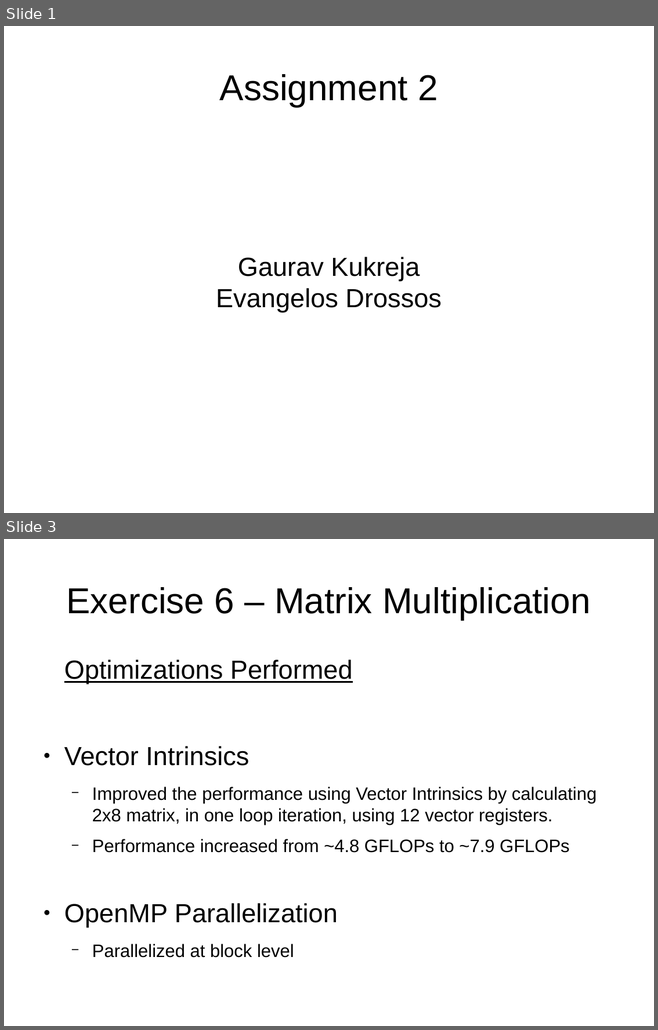
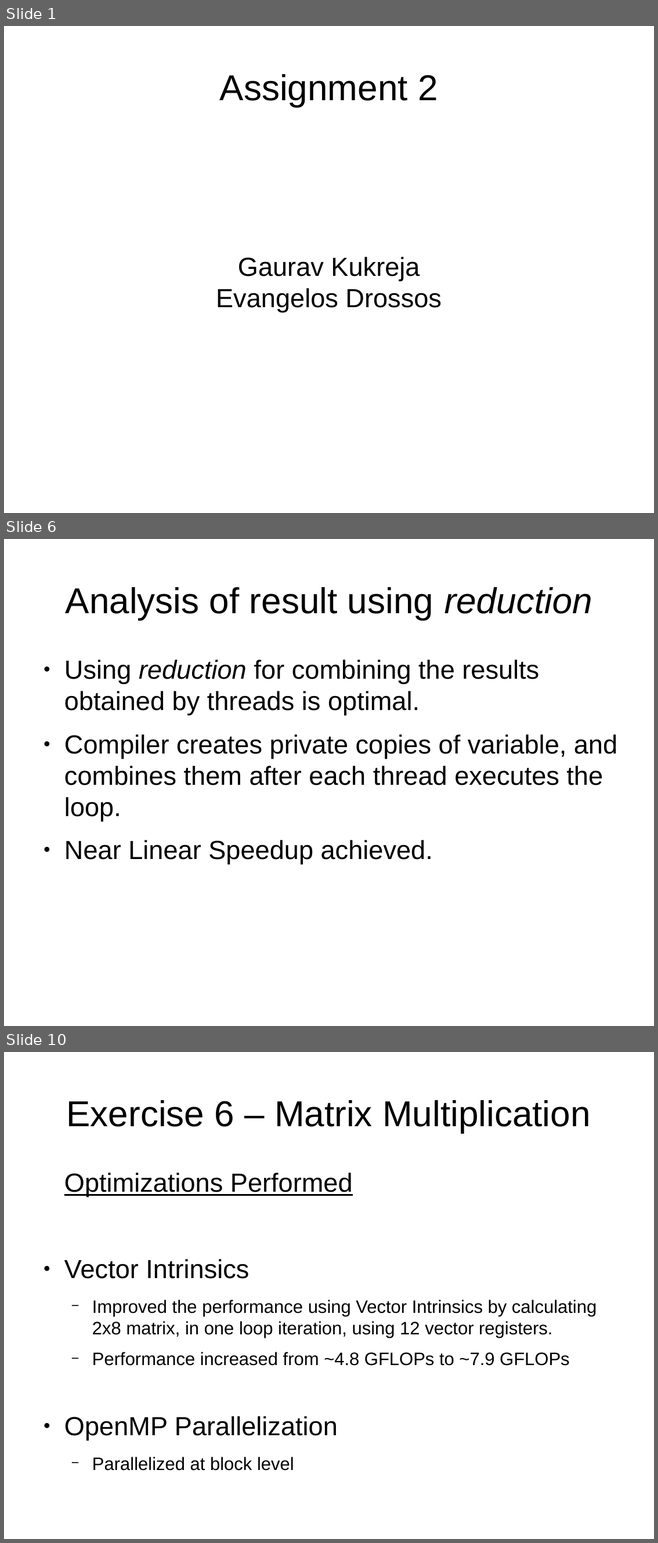
Before and after one commit to gauravk-in/hpc-lab-ws13, a slide deck: Asgn2/Presentation/Exercise2.odp. Shown one above the other, each under a label of ours: slides 1 and 3 before the commit, slides 1, 6 and 10 after it; the slides between them are not shown. The pictures are 658x1030 and 658x1543 pixels, drawn with LibreOffice and Linux fonts; fonts in the diff are those of the drawing. Boxes give left, top, right and bottom in pixels: in the first picture for what was removed or moved away, otherwise in the second. Text is boxed around its words. In the diff, an @@ line names an element or a change of style, - is before the commit and + after.

```diff
--- a/Asgn2/Presentation/Exercise2.odp
+++ b/Asgn2/Presentation/Exercise2.odp
@@ slide 6 added at bbox=[4, 539, 654, 1026], background #FFFFFF @@
@@ title added at bbox=[65, 587, 592, 620], 44 pt, text #000000 @@
+Analysis of result using reduction
@@ text added at bbox=[64, 660, 617, 864], 32 pt, text #000000 @@
+● Using reduction for combining the results obtained by threads is optimal.
+● Compiler creates private copies of variable, and combines them after each thread executes the loop.
+● Near Linear Speedup achieved.
@@ what was slide 3 is now slide 10 @@
```
Also in this commit, not shown: 7 other slides added, 1 slide removed, 6 other files.
